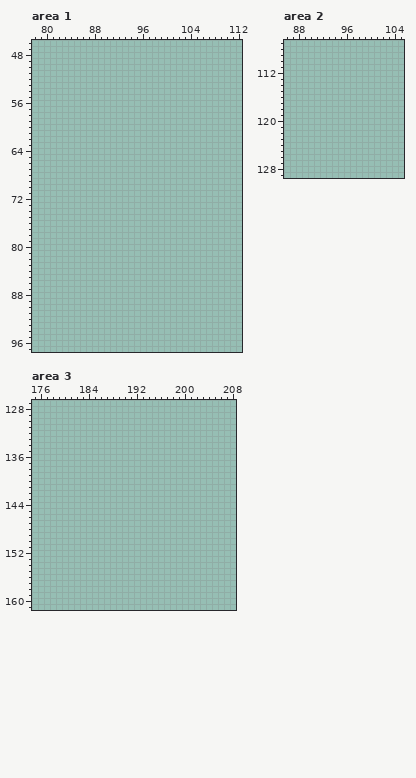
Pixel-art file: mocks/yardart2.ase. This is how it looked before the edit.
800x800 pixels, 1 frame. Colours within 5 levels of each other are drawn and written as one. Shown: area 1: x 78..112, y 46..97; area 2: x 86..105, y 107..129; area 3: x 175..208, y 127..161. The commit also changed other parts of the picture, which this record leaves out.
Once edited:
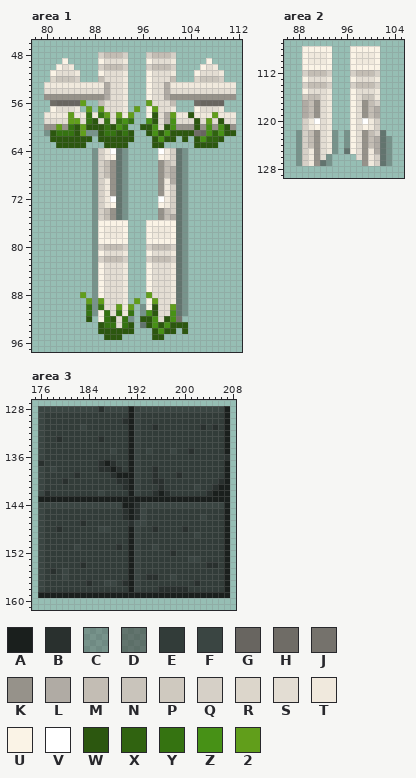
Palette (. is transparent): A #1a1f1d  B #29302e  C #33322f4f  D #33322f86  E #323c39  F #3a4542  G #686560  H #6f6c66  J #75726c  K #96928a  L #b0aba4  M #c3bdb4  N #c9c4bb  P #cfc9bf  Q #d6d0c7  R #dcd6cb  S #e3ddd3  T #f0e9dd  U #faf3e6  V #ffffff  W #2c570f  X #306310  Y #357311  Z #479116  2 #619e1b
Change:
Changed rows in their new state; - is an unchanged pixel.
Area 1, layers "hl", "fg":
first column x 80:
48 ---------QMMMQ---QMMMQ----------
49 ---U-----USSST---USSST-----U----
50 --UST----QMMMQ---QMMMQ----UST---
51 -USSST---USSST---USSST---USSST--
52 -RNNNQ---MSSST---USSSM---RNNNQ--
53 TTTTTTTTTTLSST---USSLTTTTTTTTTTT
54 SSSSSSSSSSLSST---USSLSSSSSSSSSSS
55 KKKKKKKKKKLSST---USSLKKKKKKKKKKK
56 -HGGGG2--MSSST---2SSSM---HGGGG--
57 -USSST-2-2SSST-2-U2SST---USSST--
58 TTTT2TTYTY2S2T2--UWSL2TTWTTT2TTT
59 SSSS22SYWSYSYZY--ZWSLZSSSWS2SWSS
60 KK2KYW2WWWYWZY--WWZSWZKKKWKZKZWK
61 CWYYYW2CCWYYWYW--WZWZWWWWHGZXZWW
62 -WWWWWWW-WWWWWW---WZWW-W-WZXXW--
63 --WWWWW---WWWW----WW-----WWWW---
64 --------CQTVDC-----VTQDC--------
65 --------CQTUDC-----UTQDC--------
66 --------CQMKDC-----KMQDC--------
67 --------CQMKDC-----KMLDC--------
68 --------CQMKDC-----KMLDC--------
69 --------CQTKDC-----KTLDC--------
70 --------CQTKDC-----KTQDC--------
71 --------CQTKDC-----KTQDC--------
72 --------CQTVDC-----VTQDC--------
73 --------CQTUDC-----UTQDC--------
74 --------CQMKDC-----KMQDC--------
75 --------CQMKDC-----KMLDC--------
76 --------CUUUUU---UUUUUDC--------
77 --------CUTTTU---UTTTUDC--------
78 --------CUTTTU---UTTTUDC--------
79 --------CUUUUU---UUUUUDC--------
80 --------CQMMMQ---QMMMQDC--------
81 --------CUSSST---USSSTDC--------
82 --------CQMMMQ---QMMMQDC--------
83 --------CUSSST---USSSTDC--------
84 --------CUSSST---USSSTDC--------
85 --------CUSSST---USSSTDC--------
86 --------CUSSST---USSSTDC--------
87 --------CUSSST---USSSTDC--------
88 ------2-CUSSST---2SSSTDC--------
89 -------2C2SSST-2-U2SSTDC--------
90 -------YCYSS2T2-CUWSS2DC--------
91 -------YCUYSYTY-CZWSSZDC--------
92 -------W-UYWSYC-WWZSWZJ---------
93 ---------WYYSYW-DWZWZWWW--------
94 ---------WWWWWW---WZWW-W--------
95 ----------WWW-----WW------------
Area 2, layer "fg":
first column x 88:
108 -UUUUU---UUUUU--
109 -UTTTU---UTTTU--
110 -UTTTU---UTTTU--
111 -UUUUU---UUUUU--
112 -QMMMQ---QMMMQ--
113 -USSST---USSST--
114 -QMMMQ---QMMMQ--
115 -USSST---USSST--
116 -PMMST---USNNT--
117 -LMKST---USKMQ--
118 -LMKST---USKML--
119 -LMKST---USKML--
120 -QTVST---USVTQ--
121 -QTUST---USUTQ--
122 CQMKSTC-CUSKMQD-
123 CQMKSTC-CUSKMLDC
124 CQMKSTC-CUSKMLDC
125 CQTKSTC-DUSKTLDC
126 CQTKSC----SKTQDC
127 CQTKDC-----KTQDC
Area 3, layer "bg":
first column x 176:
128 FFFFFFFFFFBFFFFAFFFFFFFFFFFFFFFA
129 FEEEEEEEEEEEEEEAFEEEEEEEEEEEEEEA
130 FEEEEEEEEEEEEEBAFEEEEEEEEEEEEEEA
131 FEEEEEEFEEEEEEEAFEEBEEEEEEEBEBEA
132 FEEEEEEEEEEEEEEAFEEEEEEEEEEEEEEA
133 FEEBEEEEEEBEEEEAFEEEEEEEEEEEEEEA
134 FEEEEEEEEEEEEEEAFEEEEEEEEEEEEEEA
135 FEEEEEEEEEEEFEEAFEFEEEFEEBEEEEEA
136 FEEEEEEEEEEEEEEAFEEEEEEEEEEEEEEB
137 BEEEEEEEEEBABEEAFEEEEEEEEEEEEEEA
138 FEFEEEEEEEBBABEAFEEBEEEEEEEEEEEA
139 FEEEEEBEEEEEBAAAFEEBEEEBEEEEEEEA
140 FEEEBEEEEEEEEBBAFEEBBEEEEEEEEEBA
141 FEEEEEEEEEEEEEBAFEEEBEEEEEFEEBAA
142 FBEEEEEEEEFEEEEAFEEBABEEEEEEBAAA
143 AAAAAAAAAAAAAAAAAAAAAAAAAAAAAAAA
144 FFFFFFFFFFFFFFAABFFFFFFFFFFFFFFA
145 FEEEEEEEEEEEEEBABFEEEEEEEEEEEEEA
146 FEEEEEEEEEEEEEBABFEEEEEEEEEFEEEA
147 FEEEEEEBEEEEEEEBFFEEEEEEEEEEEEEA
148 FEEBEEEEEEFFEEEAFEEBEEEEBEEEEEEA
149 FEEEEEEEEEEEEEEAFEEEEEEEEEFEEEEA
150 FEEEEEEEEEEEEEEAFEEEEEEEEEEEEEEA
151 FEEEEEFEEEEEEBEAFEEFEEEEEEEEEEEA
152 FEEEEEEEEEEEEEEAFEEEEEBEEEEEEEEA
153 FEEEEEEEEEEEEEEAFEEEEEEEEFFEEEEA
154 FEEEEEEBEEEEEEEAFEEEEEEEEEEEBBEA
155 FEBEFEEEEEEEEEEAFEEEEEEEEEEEEEEA
156 FEEEFEEEEEEEEEEAFEBBEEFEEEEEEEEA
157 FEEEEEEEBEEFFEBAFEEEEEEEEEBEEEEA
158 FEEEEEEEEEEEEEEAFEEEBBBBBEEEEEEA
159 AAAAAAAAAAAAAAAAAAAAAAAAAAAAAAAA
